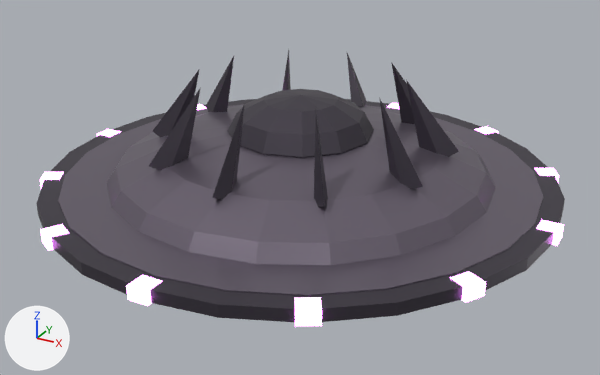
Before and after pictures for a commit that changed the glTF model assets/models/ufo_raider.glb.
Both versions are drawn from a 50 mm camera at (11.37, -20.71, 10.07) aimed at (0.17, -0.36, -0.11). The lights are fixed; the arrows at lower left show +X, +Y and +Z. The first picture is the older version. Vertices at exactly the same position are counted once.

Objects in the first picture: 'Ufo_raider'.
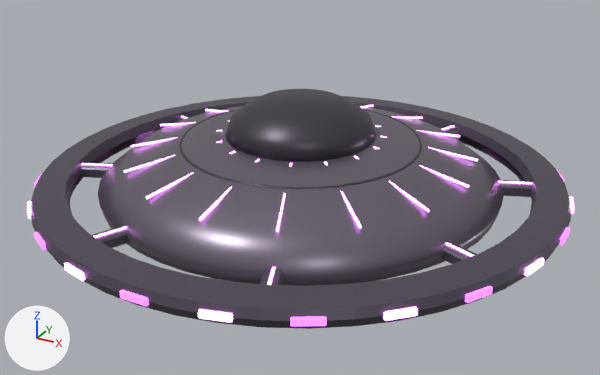
Pixel boxes (x1, y1, x2, y2) of what changed, in the pictures (600 x 375 px):
'Ufo_raider', reshaped (13% shorter)
    before: (36, 50, 565, 326)
    after: (27, 89, 575, 329)
part 1 of me_ufo_raider, rebuilt
    before: (106, 104, 496, 265)
    after: (98, 106, 504, 286)
part 2 of me_ufo_raider, rebuilt (11% wider, 21% taller)
    before: (58, 104, 543, 296)
    after: (31, 96, 571, 329)
part 3 of me_ufo_raider, deleted
    before: (40, 103, 564, 326)
part 4 of me_ufo_raider, reshaped
    before: (36, 50, 565, 322)
    after: (27, 89, 575, 327)

The change, as a list of edits to the scene's bpy script:
```text
Add mat_uforib:
    mat_uforib = principled_material('UfoRib')
    mat_uforib.base_color = (0.13, 0.11, 0.15)  # dark grey #655d6c
    mat_uforib.metallic = 0.7
    mat_uforib.roughness = 0.4
Add mat_ufoglowdim:
    mat_ufoglowdim = principled_material('UfoGlowDim')
    mat_ufoglowdim.base_color = (0.55, 0.15, 0.7)  # purple #c46cda
    mat_ufoglowdim.roughness = 0.7
    mat_ufoglowdim.emission_color = (0.786, 0.214, 1.0)  # purple #e57fff
    mat_ufoglowdim.emission_strength = 1.26
Change me_ufo_raider:
    used by ob_ufo_raider; location = (0.0, 0.0, 0.0)
    remove me_ufo_raider.from_pydata(...)  # 514 vertices, 916 faces; spans x -7.9..7.9, y -7.9..7.9, z -1.7..3.3
    add me_ufo_raider.from_pydata(...)  # 3186 vertices, 5944 faces; spans x -8.1..8.1, y -8.1..8.1, z -1.8..2.7
    me_ufo_raider part 1: the loose piece of 142 vertices spanning x -6.0..6.0, y -6.0..6.0, z -1.7..1.7 is rebuilt with 266 vertices and now spans x -6.1..6.1, y -6.1..6.1, z -1.6..1.6
    me_ufo_raider part 2: the loose piece of 48 vertices spanning x -7.2..7.2, y -7.2..7.2, z -0.2..0.2 is rebuilt with 288 vertices and now spans x -8.0..8.0, y -8.0..8.0, z -0.3..0.3, in mat_uforib (dark grey #655d6c)
    me_ufo_raider part 3: 12 loose pieces with 96 vertices, spanning x -7.9..7.9, y -7.9..7.9, z -0.2..0.2, are deleted
    me_ufo_raider part 4: 2 vertices moved within x -2.5..2.5, y 3.1, z -0.8; 223 vertices removed from x -7.8..7.8, y -7.8..7.8, z -0.9..3.3; 2627 vertices added at x -8.1..8.1, y -8.1..8.1, z -1.8..2.5
    add me_ufo_raider.materials.append(mat_uforib)  # dark grey #655d6c
    add me_ufo_raider.materials.append(mat_ufoglowdim)  # purple #c46cda, glowing purple #e57fff
```
